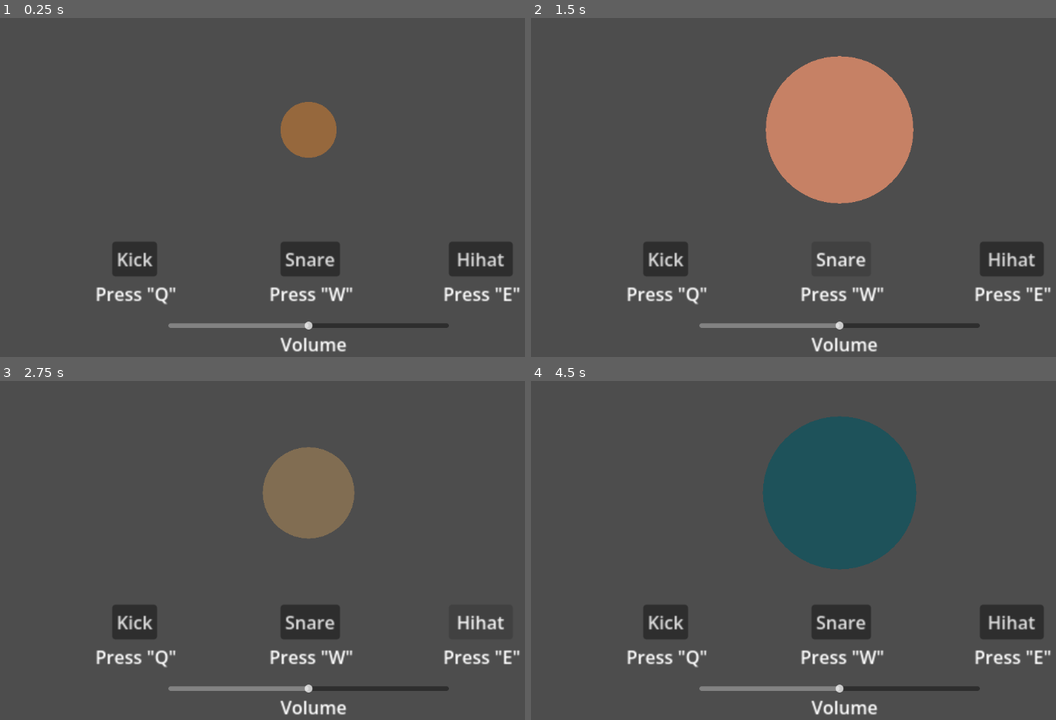
Above: before the commit, frames 1-4 (two rows, left to right).
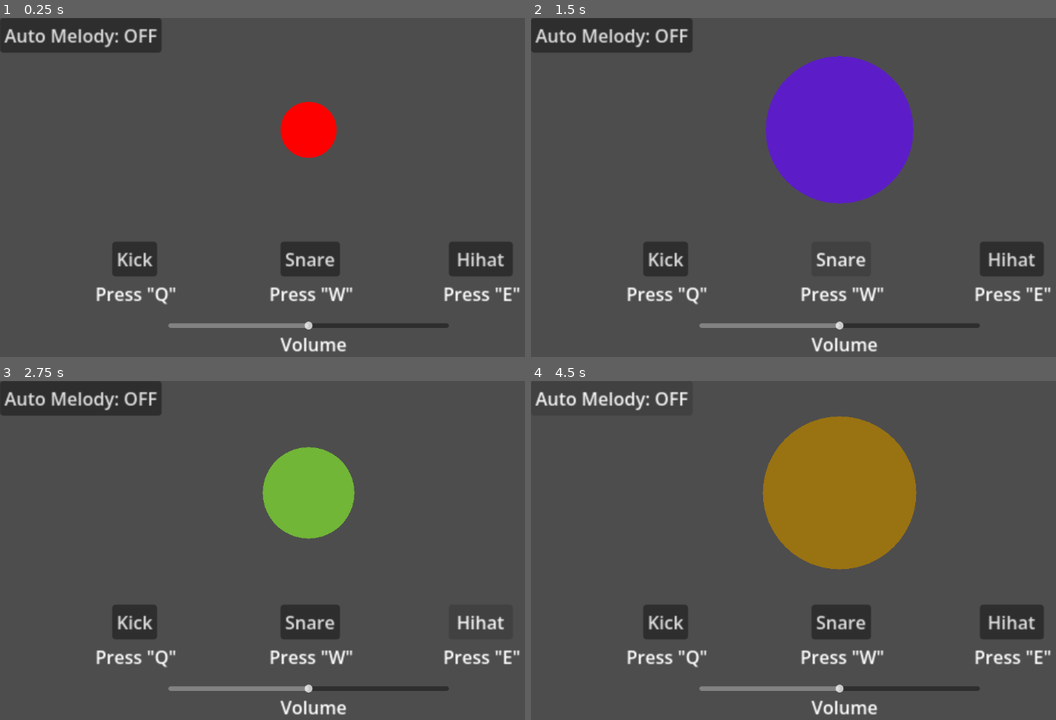
Above: after the commit, the same moments.

Repository: viidsn/CreativeCoding_Project
Game: Godot game, scene res://main.tscn
The game is run twice, just before and just after one commit, with the same random seed, the same clock (stepped at 60 frames per second) and the same inputs.
Inputs (mouse positions are in pixels of both pictures, inside the frame that each line leads up to):
- Up to frame 1 (0.25 s): no input
- Up to frame 2 (1.5 s): click "Kick" at 0.5 s; click "Snare" at 1.25 s
- Up to frame 3 (2.75 s): click "Hihat" at 2 s
- Up to frame 4 (4.5 s): click (609, 397) at 2.75 s, where only the run after the commit has a clickable "Auto Melody: OFF"; click (609, 397) at 3.5 s, where only the run after the commit has a clickable "Auto Melody: ON"; tap Q at 4.25, 4.35 s; hold W from 4.28 s (still down)

The runs differ from the first frame. In frame 1, 4.2% of the frame differs, in the area x 0-65%, y 0-42%; in frame 2, 12%, in the area x 0-73%, y 0-55%; in frame 3, 6.5%; in frame 4, 11%.

Commit message:
created better system for regulating volume of each sound. Circle now changing its colour only when sound is played, not every frame like it was before. Created button for turning ON random melody generation. Volume slider now affects the tempo of the random melody

Diff:
--- a/main.gd
+++ b/main.gd
@@ -6,34 +6,70 @@
 @onready var slider = $HSlider
 
 var radius = 50
+var circle_colour = Color.RED
+
+var timer = 0
+var auto_play = false
+
+var vol1 = 1.0
+var vol2 = 4.0
+var vol3 = 0.7
 
 func _process(delta):
+	if auto_play:
+		timer += delta
+
+		if timer > (1.0 - slider.value):
+			timer = 0
+			random_play()
+
 	if radius > 50:
 		radius -= 100 * delta
+
 	queue_redraw()
 
+func random_play():
+	var r = randi() % 3
+	if r == 0:
+		play_sound(audio1, vol1)
+	elif r == 1:
+		play_sound(audio2, vol2)
+	else:
+		play_sound(audio3, vol3)
+
 func _draw():
-	draw_circle(Vector2(550, 200), radius, Color(randf(), randf(), randf()))
+	draw_circle(Vector2(550, 200), radius, circle_colour)
 
-func play_sound(player):
-	player.volume_db = linear_to_db(slider.value)
+func play_sound(player, base_volume):
+	player.volume_db = linear_to_db(slider.value * base_volume)
 	player.play()
 	radius = 50 + slider.value * 200
+	circle_colour = Color(randf(), randf(), randf(), 0.8)
 
 func _on_button1_pressed():
-	play_sound(audio1)
+	play_sound(audio1, vol1)
 
 func _on_button2_pressed():
-	play_sound(audio2)
+	play_sound(audio2, vol2)
 
 func _on_button3_pressed():
-	play_sound(audio3)
+	play_sound(audio3, vol3)
 
 func _input(event):
 	if event is InputEventKey and event.pressed:
 		if event.keycode == KEY_Q:
-			play_sound(audio1)
+			play_sound(audio1, vol1)
 		elif event.keycode == KEY_W:
-			play_sound(audio2)
+			play_sound(audio2, vol2)
 		elif event.keycode == KEY_E:
-			play_sound(audio3)
+			play_sound(audio3, vol3)
+
+
+func _on_auto_button_pressed():
+	auto_play = !auto_play
+
+	if auto_play:
+		$AutoButton.text = "Auto Melody: ON"
+
+	else:
+		$AutoButton.text = "Auto Melody: OFF"
--- a/main.tscn
+++ b/main.tscn
@@ -98,6 +98,14 @@
 scale = Vector2(2, 2)
 text = "Press \"E\""
 
+[node name="AutoButton" type="Button" parent="." unique_id=920096437]
+layout_mode = 0
+offset_right = 8.0
+offset_bottom = 8.0
+scale = Vector2(2, 2)
+text = "Auto Melody: OFF"
+
 [connection signal="pressed" from="Button1" to="." method="_on_button1_pressed"]
 [connection signal="pressed" from="Button2" to="." method="_on_button2_pressed"]
 [connection signal="pressed" from="Button3" to="." method="_on_button3_pressed"]
+[connection signal="pressed" from="AutoButton" to="." method="_on_auto_button_pressed"]
